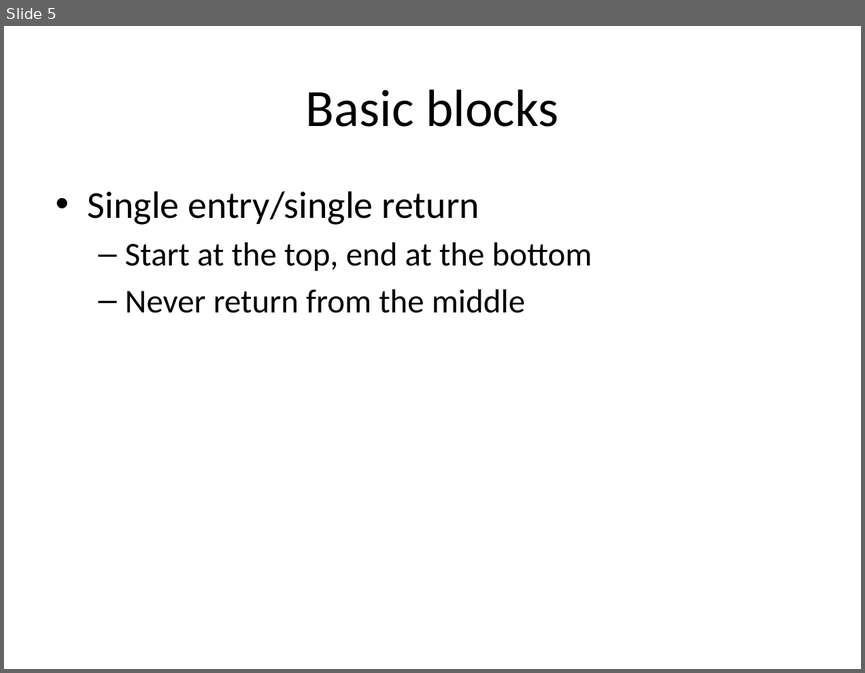
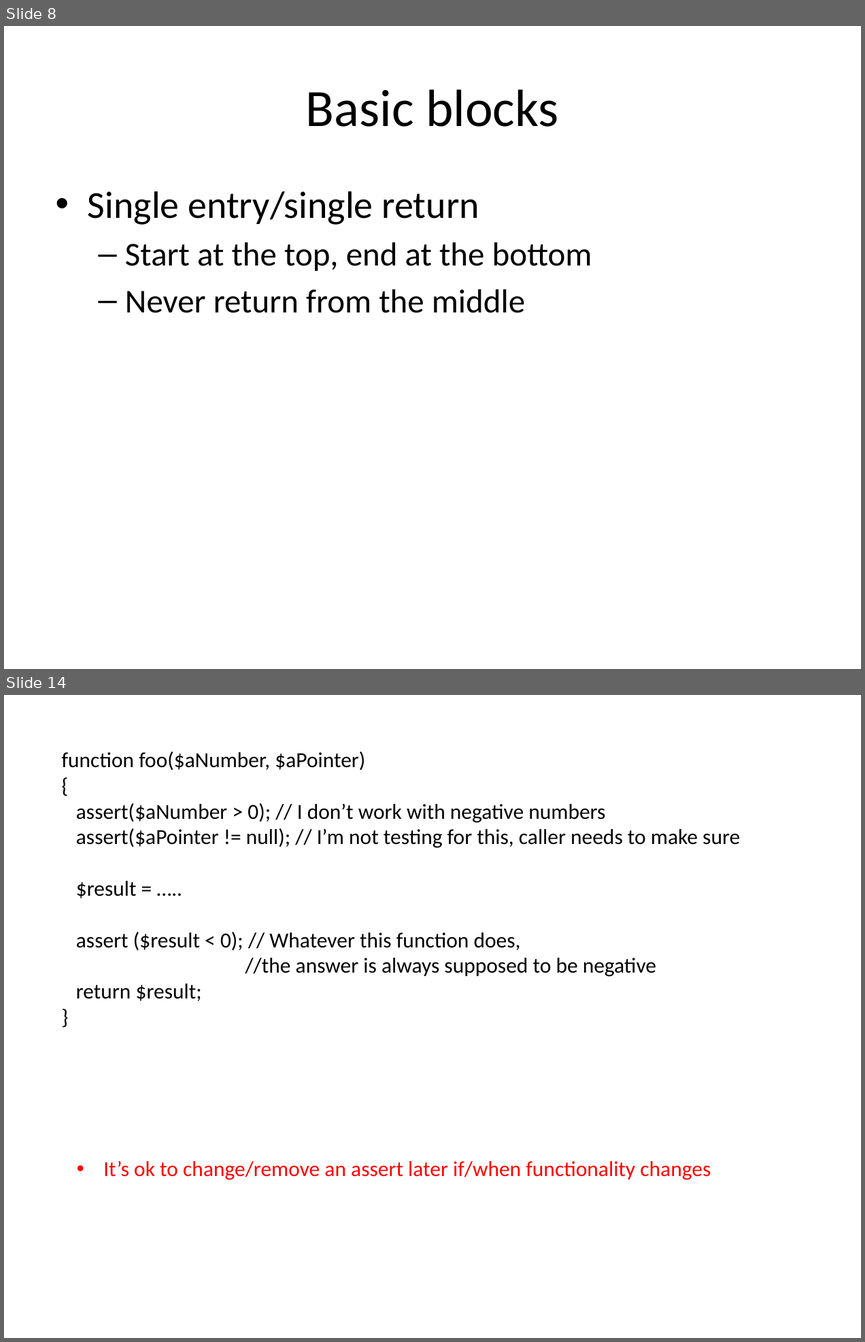
Before and after one commit to DavidJameson/SocialSoftware, a slide deck: DefensiveProgrammingTechniques.pptx. Shown one above the other, each under a label of ours: slide 5 before the commit, slides 8 and 14 after it; the slides between them are not shown. The pictures are 865x673 and 865x1342 pixels, drawn with LibreOffice and Linux fonts; fonts in the diff are those of the drawing. Boxes give left, top, right and bottom in pixels: in the first picture for what was removed or moved away, otherwise in the second. Text is boxed around its words. In the diff, an @@ line names an element or a change of style, - is before the commit and + after.

Commit message:
Still in progress — added section about assertions

```diff
--- a/DefensiveProgrammingTechniques.pptx
+++ b/DefensiveProgrammingTechniques.pptx
@@ slide 14 added at box(4, 695, 861, 1338), background #FFFFFF @@
@@ text added at box(62, 751, 740, 1001), 18 pt, text #000000 @@
+function foo($aNumber, $aPointer)
+{
+assert($aNumber > 0); // I don’t work with negative numbers
+assert($aPointer != null); // I’m not testing for this, caller needs to make sure
+$result = …..
+assert ($result < 0); // Whatever this function does,
+//the answer is always supposed to be negative
+return $result;
+}
@@ text added at box(103, 1161, 711, 1180), 18 pt, text #FF0000 @@
+• It’s ok to change/remove an assert later if/when functionality changes
@@ what was slide 5 is now slide 8 @@
```
Also in this commit, not shown: 4 slides changed, 10 other slides added.
